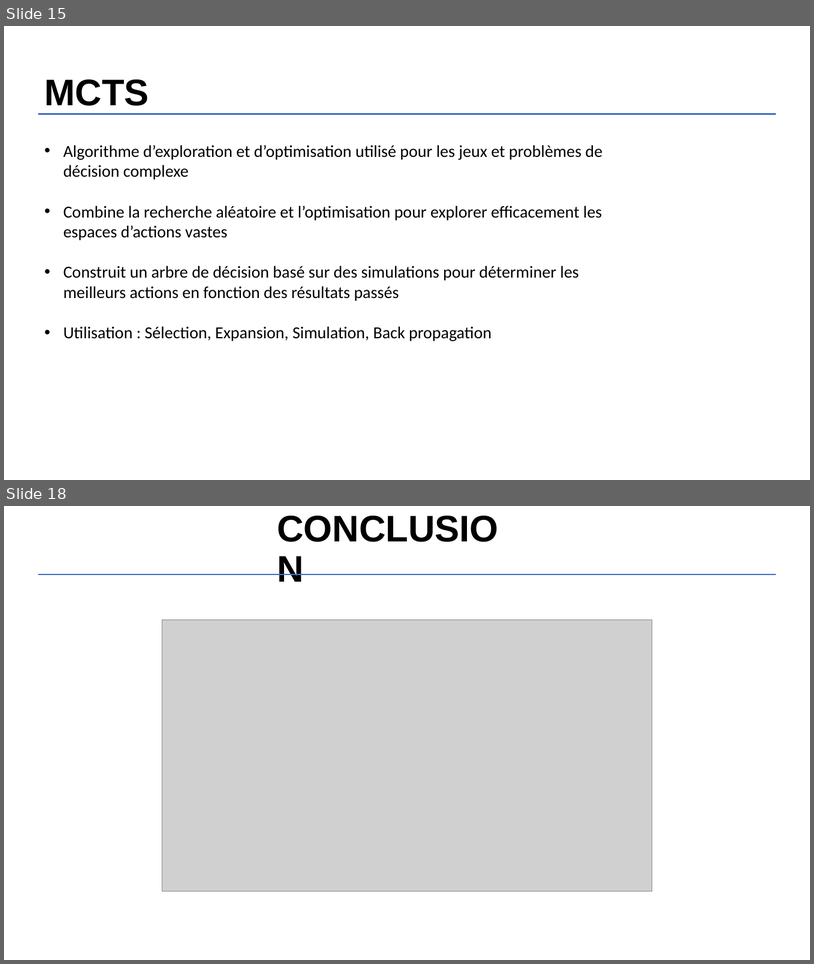
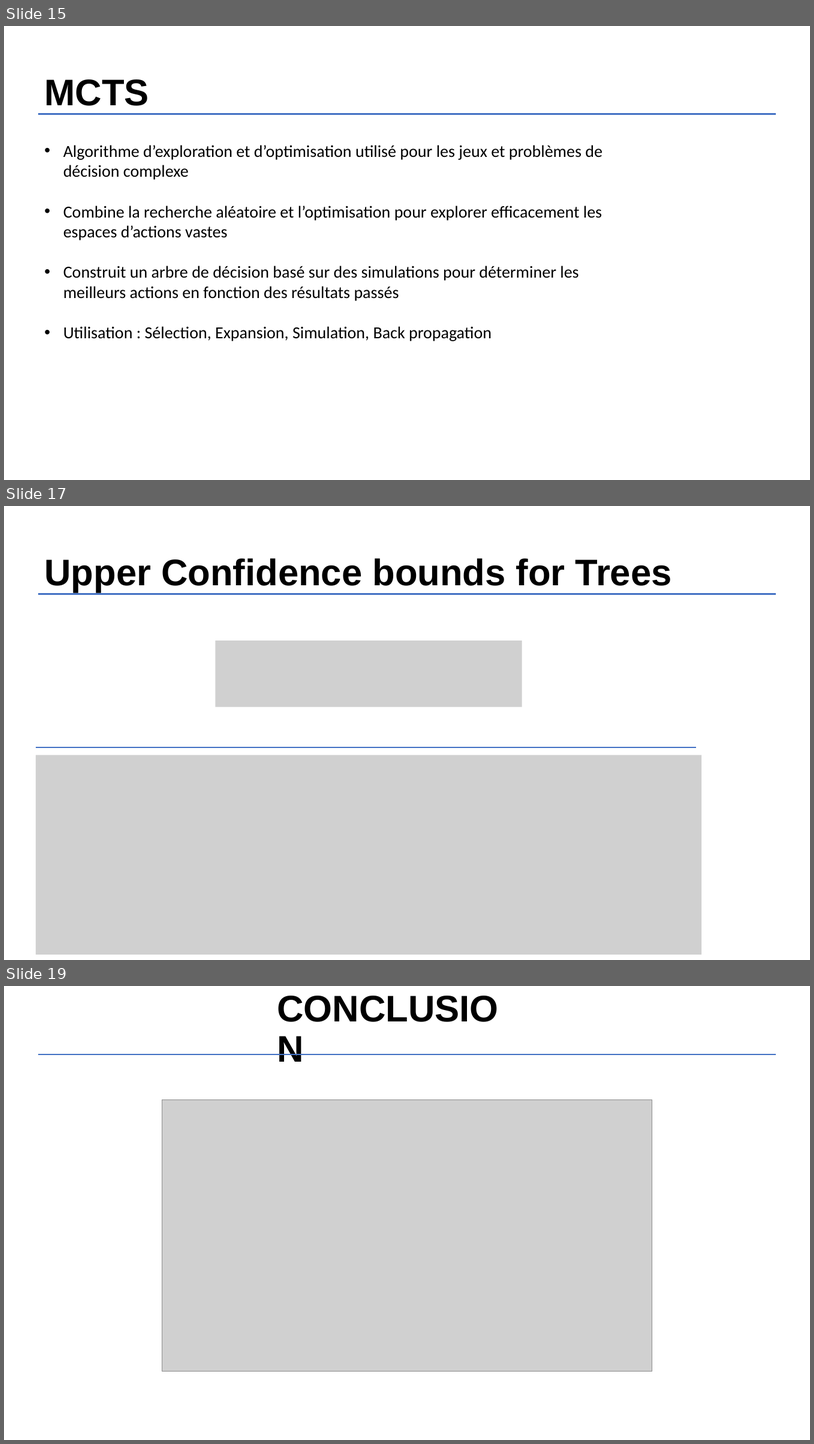
Before and after one commit to H4znow/marioBrossGame, a slide deck: report/Renforcement Learning sur Super Mario Bros.pptx. Shown one above the other, each under a label of ours: slides 15 and 18 before the commit, slides 15, 17 and 19 after it; the slides between them are not shown. The pictures are 814x964 and 814x1444 pixels, drawn with LibreOffice and Linux fonts; fonts in the diff are those of the drawing; grey boxes stand for pictures. Boxes give left, top, right and bottom in pixels: in the first picture for what was removed or moved away, otherwise in the second. Text is boxed around its words. In the diff, an @@ line names an element or a change of style, - is before the commit and + after.

```diff
--- a/report/Renforcement Learning sur Super Mario Bros.pptx
+++ b/report/Renforcement Learning sur Super Mario Bros.pptx
@@ slide 17 added at [4, 506, 810, 960], background #FFFFFF @@
@@ title added at [44, 558, 672, 592], 44 pt, text #000000, bold @@
+Upper Confidence bounds for Trees
@@ line added from (38, 594) to (776, 594), #4472C4 1.5 pt @@
@@ picture added at [216, 640, 522, 707] @@
@@ picture added at [35, 754, 702, 954] @@
@@ line added from (35, 747) to (696, 747), #4472C4 1.5 pt @@
@@ what was slide 18 is now slide 19 @@
```
Also in this commit, not shown: 2 slides changed, 1 other file.
